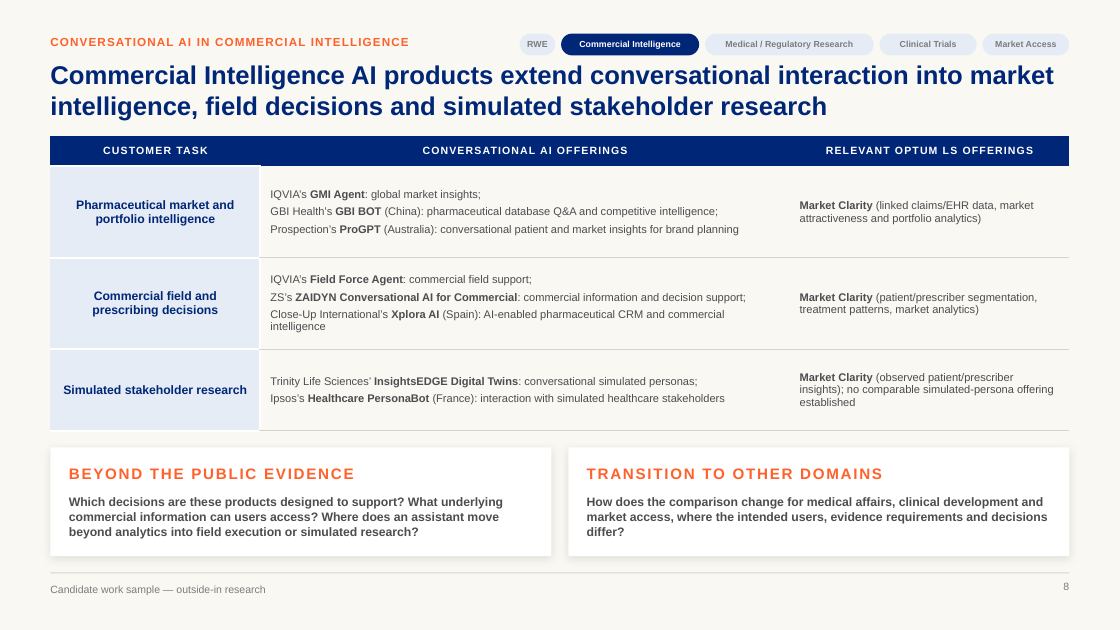
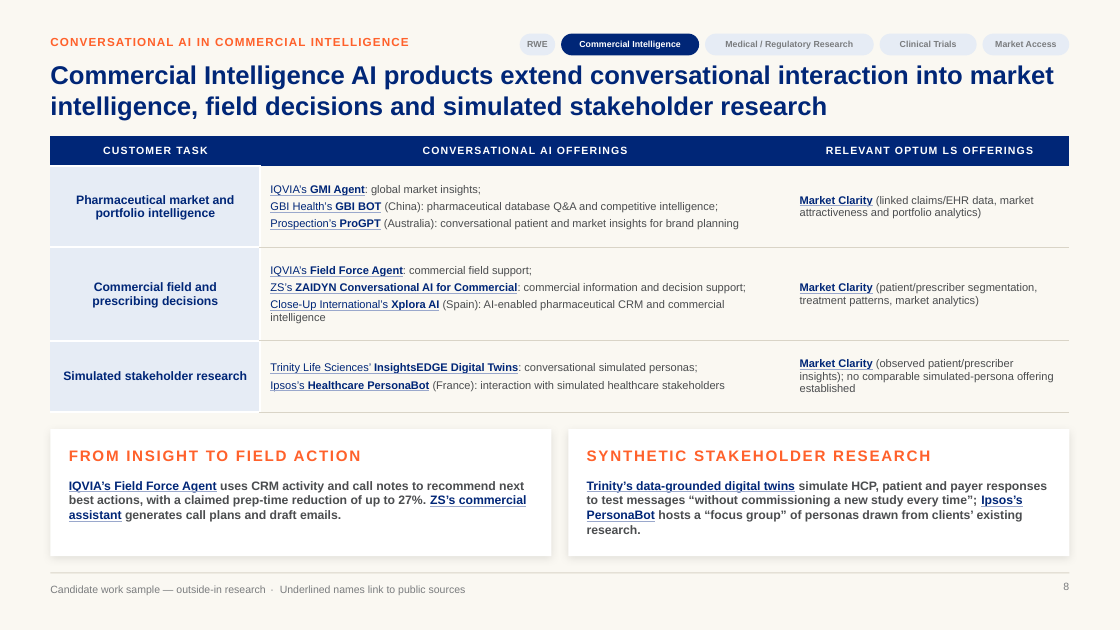
Before and after one commit to marinojt/test, a slide deck: slide 8 of deck/Optum-LS-Conversational-AI-sourced.pptx. Drawn at 1120x630 pixels with LibreOffice and Linux fonts; fonts in the diff are those of the drawing. Boxes give left, top, right and bottom in pixels: in the first picture for what was removed or moved away, otherwise in the second. Text is boxed around its words. In the diff, an @@ line names an element or a change of style, - is before the commit and + after.

```diff
--- a/deck/Optum-LS-Conversational-AI-sourced.pptx
+++ b/deck/Optum-LS-Conversational-AI-sourced.pptx
@@ table at (50,136,1070,413) @@
@@ text colour #4B4D4F to #002677, underline on in "IQVIA’s GMI Agent:", "GBI Health’s GBI BOT", "Prospection’s ProGPT", "Market Clarity" and 7 more places @@
@@ rectangle: place and size @@
-rectangle at (50,448,551,556)
+rectangle at (50,429,551,556)
@@ rectangle: place and size @@
-rectangle at (568,448,1069,556)
+rectangle at (568,429,1069,556)
@@ text at (206,450,228,461): text changed @@
-BEYOND THE PUBLIC EVIDENCE
+FROM INSIGHT TO FIELD ACTION
@@ text at (702,468,724,479): text changed @@
-TRANSITION TO OTHER DOMAINS
+SYNTHETIC STAKEHOLDER RESEARCH
@@ text at (69,480,527,522): text changed @@
-Which decisions are these products designed to support? What underlying commercial information can users access? Where does an assistant move beyond analytics into field execution or simulated research?
+IQVIA’s Field Force Agent uses CRM activity and call notes to recommend next best actions, with a claimed prep-time reduction of up to 27%. ZS’s commercial assistant generates call plans and draft emails.
@@ text at (587,480,1047,534): text changed @@
-How does the comparison change for medical affairs, clinical development and market access, where the intended users, evidence requirements and decisions differ?
+Trinity’s data-grounded digital twins simulate HCP, patient and payer responses to test messages “without commissioning a new study every time”; Ipsos’s PersonaBot hosts a “focus group” of personas drawn from clients’ existing research.
@@ text added at (280,585,466,595), 9 pt, text #7A7C7E @@
+· Underlined names link to public sources
```
Also in this commit, not shown: 10 other slides changed, 1 slide removed, 12 other files.
